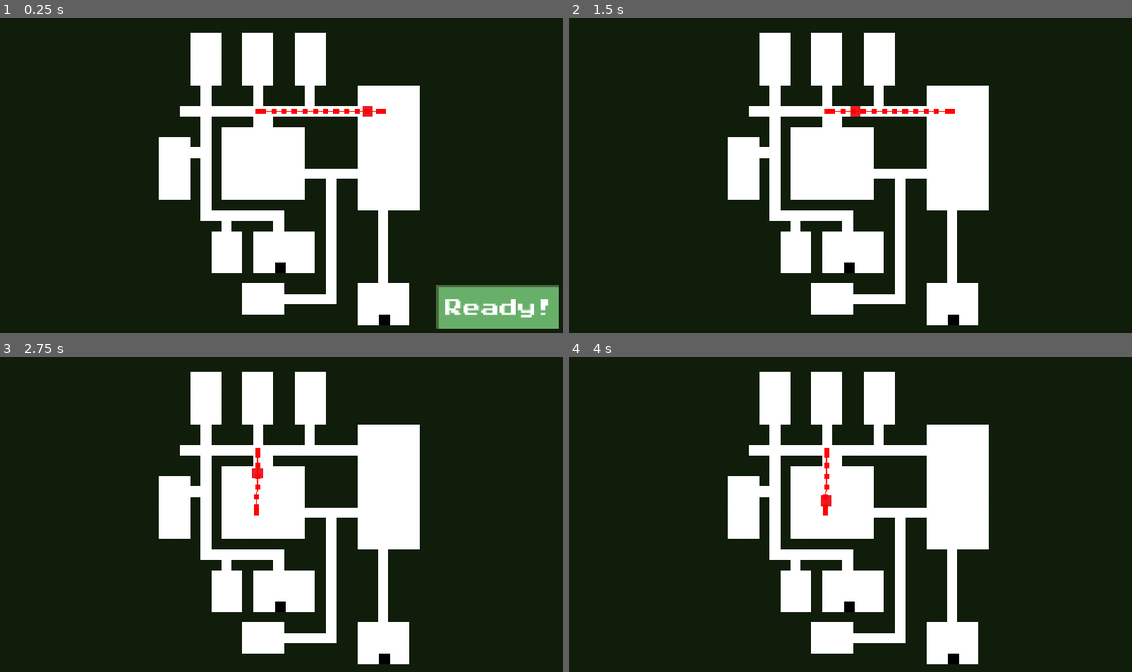
Above: before the commit, frames 1-4 (two rows, left to right).
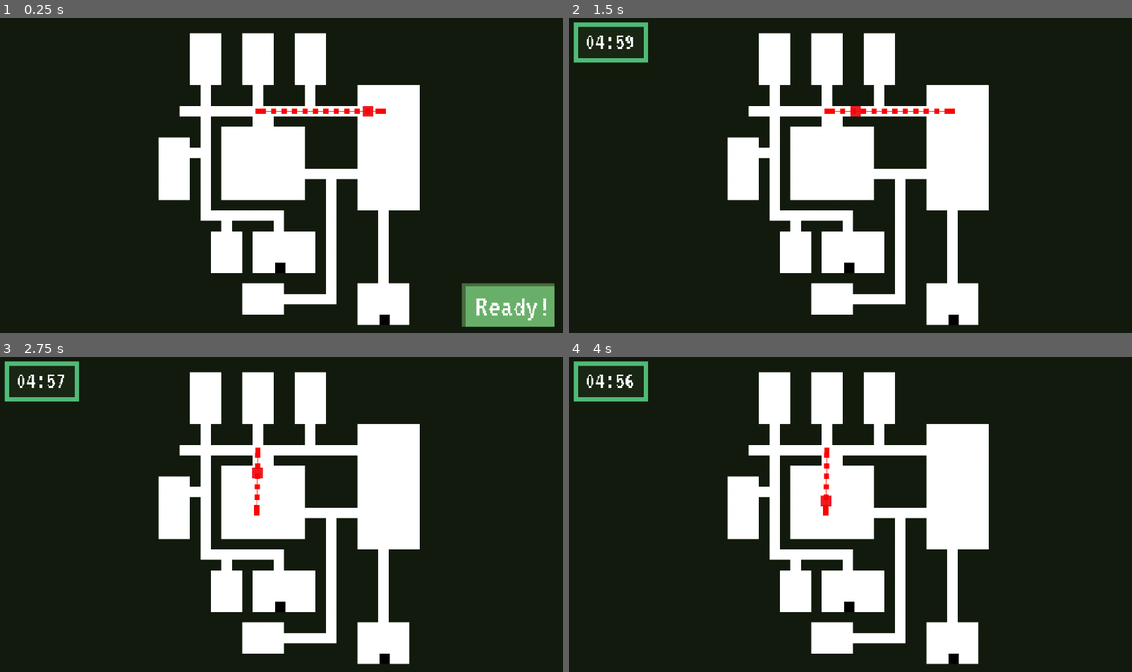
Above: after the commit, the same moments.

Repository: WittySmirk/wardenonholiday
Game: Godot game, scene res://map.tscn
Two runs of this game, one before a commit and one after it. Both use one fixed random seed, a clock stepped at 60 frames per second and the inputs below.
Inputs (mouse positions are in pixels of both pictures, inside the frame that each line leads up to):
- Up to frame 1 (0.25 s): no input
- Up to frame 2 (1.5 s): click "Ready!" at 0.5 s; move the mouse to (951, 288) at 1.27 s; click (951, 288) at 1.42 s
- Up to frame 3 (2.75 s): tap Enter at 2 s; move the mouse to (382, 511) at 2.02 s; click (382, 511) at 2.17 s
- Up to frame 4 (4 s): move the mouse to (951, 451) at 2.77 s; click (951, 451) at 2.92 s; move the mouse to (777, 451) at 3.52 s; click (777, 451) at 3.67 s

The runs differ from the first frame. In frame 1, 2.5% of the frame differs, in the area x 28-100%, y 4-99%; in frame 2, 1.7%; in frame 3, 1.7%; in frame 4, 1.7%.

Commit message:
Day-Night states

Diff:
--- /dev/null
+++ b/UI/TimerWindow.gd
@@ -0,0 +1,45 @@
+@tool
+extends ColorRect
+
+@export var border_width = 2
+
+# Dynamic sizing
+@onready var border_top: ColorRect = $BorderTop
+@onready var border_left: ColorRect = $BorderLeft
+@onready var border_right: ColorRect = $BorderRight
+@onready var border_bottom: ColorRect = $BorderBottom
+
+# Called when the node enters the scene tree for the first time.
+func _ready() -> void:
+	self.visible = false
+	# Callback to disppear when state changes
+	GameState.state_changed.connect(_handle_state_change)
+
+func _update_border() -> void:
+	self.size = Vector2(int(self.size.x), int(self.size.y))
+	# Top
+	border_top.position = Vector2(0, 0)
+	border_top.size = Vector2(int(size.x), border_width)
+
+	# Bottom
+	border_bottom.position = Vector2(0, size.y - border_width)
+	border_bottom.size = Vector2(int(size.x), border_width)
+
+	# Left
+	border_left.position = Vector2(0, border_width)
+	border_left.size = Vector2(border_width, size.y - border_width)
+
+	# Right
+	border_right.position = Vector2(int(size.x - border_width), border_width)
+	border_right.size = Vector2(border_width, size.y - border_width)
+
+func _handle_state_change(state: GameState.States):
+	if state == GameState.States.NIGHT:
+		visible = true
+		_update_border()
+	else:
+		visible = false
+
+# Called every frame. 'delta' is the elapsed time since the previous frame.
+func _process(delta: float) -> void:
+	pass
--- a/UI/ready_button.tscn
+++ b/UI/ready_button.tscn
@@ -1,21 +1,21 @@
 [gd_scene format=3 uid="uid://sl54q5c6hryb"]
 
-[ext_resource type="Texture2D" uid="uid://cpgvu1o21xywg" path="res://sprites/buttons/ButtonUnpressedLong.png" id="1_fok4p"]
-[ext_resource type="Texture2D" uid="uid://dndei0jtv2pdp" path="res://sprites/buttons/ButtonPressedLong.png" id="2_3qou5"]
-[ext_resource type="FontFile" uid="uid://d3bwkt6m482pw" path="res://fonts/PressStart2P-Regular.ttf" id="3_0qmqc"]
+[ext_resource type="Texture2D" uid="uid://bw5efgubgibth" path="res://sprites/buttons/ButtonUnpressed.png" id="1_0qmqc"]
+[ext_resource type="Texture2D" uid="uid://cfw575d32ergf" path="res://sprites/buttons/ButtonPressed.png" id="2_0qmqc"]
 [ext_resource type="Script" uid="uid://ht6tcbnvyhq5" path="res://UI/ready_button.gd" id="3_qecg4"]
 [ext_resource type="Script" uid="uid://du5u44fjopnrw" path="res://UI/label.gd" id="4_3qou5"]
+[ext_resource type="FontFile" uid="uid://bd0kqkelb7mol" path="res://fonts/VT323-Regular.ttf" id="4_qecg4"]
 
 [sub_resource type="LabelSettings" id="LabelSettings_0iomv"]
-font = ExtResource("3_0qmqc")
-font_size = 32
+font = ExtResource("4_qecg4")
+font_size = 54
 
 [node name="TextureButton" type="TextureButton" unique_id=1576267881]
 texture_filter = 1
-offset_right = 214.0
+offset_right = 162.0
 offset_bottom = 76.0
-texture_normal = ExtResource("1_fok4p")
-texture_pressed = ExtResource("2_3qou5")
+texture_normal = ExtResource("1_0qmqc")
+texture_pressed = ExtResource("2_0qmqc")
 ignore_texture_size = true
 stretch_mode = 0
 script = ExtResource("3_qecg4")
@@ -23,10 +23,10 @@
 [node name="Label" type="Label" parent="." unique_id=867850128]
 texture_filter = 1
 layout_mode = 0
-offset_left = 11.0
-offset_top = 13.0
-offset_right = 213.0
-offset_bottom = 70.0
+offset_left = 16.0
+offset_top = 11.0
+offset_right = 165.0
+offset_bottom = 68.0
 text = "Ready!"
 label_settings = SubResource("LabelSettings_0iomv")
 horizontal_alignment = 1
--- /dev/null
+++ b/UI/window.gd
@@ -0,0 +1,36 @@
+@tool
+extends ColorRect
+
+@export var border_width = 2
+
+# Dynamic sizing
+@onready var border_top: ColorRect = $BorderTop
+@onready var border_left: ColorRect = $BorderLeft
+@onready var border_right: ColorRect = $BorderRight
+@onready var border_bottom: ColorRect = $BorderBottom
+
+# Called when the node enters the scene tree for the first time.
+func _ready() -> void:
+	_update_border()
+
+func _update_border() -> void:
+	size = Vector2(int(size.x), int(size.y))
+	# Top
+	border_top.position = Vector2(0, 0)
+	border_top.size = Vector2(int(size.x), border_width)
+
+	# Bottom
+	border_bottom.position = Vector2(0, size.y - border_width)
+	border_bottom.size = Vector2(int(size.x), border_width)
+
+	# Left
+	border_left.position = Vector2(0, border_width)
+	border_left.size = Vector2(border_width, size.y - border_width)
+
+	# Right
+	border_right.position = Vector2(int(size.x - border_width), border_width)
+	border_right.size = Vector2(border_width, size.y - border_width)
+
+# Called every frame. 'delta' is the elapsed time since the previous frame.
+func _process(delta: float) -> void:
+	pass
--- /dev/null
+++ b/UI/window.tscn
@@ -0,0 +1,53 @@
+[gd_scene format=3 uid="uid://clb0s56e5kiu2"]
+
+[ext_resource type="Script" uid="uid://dxxaaolq2jc6s" path="res://UI/window.gd" id="1_nqacq"]
+
+[node name="ColorRect" type="ColorRect" unique_id=1846275003]
+offset_right = 54.0
+offset_bottom = 32.0
+color = Color(0.09795328, 0.15039033, 0.07888877, 1)
+script = ExtResource("1_nqacq")
+
+[node name="DropShadowTop" type="ColorRect" parent="." unique_id=252259402]
+visible = false
+layout_mode = 0
+offset_right = 54.0
+offset_bottom = 2.0
+color = Color(0.010360546, 0.05396197, 0.020723198, 1)
+
+[node name="BorderTop" type="ColorRect" parent="." unique_id=799858246]
+layout_mode = 0
+offset_right = 54.0
+offset_bottom = 1.0
+color = Color(0.3137255, 0.7294118, 0.46666667, 1)
+
+[node name="DropShadowLeft" type="ColorRect" parent="." unique_id=744364485]
+visible = false
+layout_mode = 0
+offset_top = 2.0
+offset_right = 2.0
+offset_bottom = 32.0
+color = Color(0.010360546, 0.05396197, 0.020723198, 1)
+
+[node name="BorderLeft" type="ColorRect" parent="." unique_id=2040798920]
+layout_mode = 0
+offset_top = 1.0
+offset_right = 1.0
+offset_bottom = 32.0
+color = Color(0.3137255, 0.7294118, 0.46666667, 1)
+
+[node name="BorderBottom" type="ColorRect" parent="." unique_id=1339775326]
+layout_mode = 0
+offset_left = 1.0
+offset_top = 31.0
+offset_right = 54.0
+offset_bottom = 32.0
+color = Color(0.3137255, 0.7294118, 0.46666667, 1)
+
+[node name="BorderRight" type="ColorRect" parent="." unique_id=1969436730]
+layout_mode = 0
+offset_left = 53.0
+offset_top = 1.0
+offset_right = 54.0
+offset_bottom = 32.0
+color = Color(0.3137255, 0.7294118, 0.46666667, 1)
--- a/game_state.gd
+++ b/game_state.gd
@@ -5,7 +5,7 @@
 
 # Game States
 enum States { START, DAY, NIGHT, LOSE }
-var current_state = States.START:
+var current_state = States.DAY:
 	set(value):
 		current_state = value
 		state_changed.emit(current_state)
@@ -35,10 +35,11 @@
 	return States.keys()[state]
 
 ## Called when the node enters the scene tree for the first time.
-#func _ready() -> void:
-	#pass # Replace with function body.
-#
-#
+func _ready() -> void:
+	# Tell all nodes starting state
+	state_changed.emit(current_state)
+
+
 ## Called every frame. 'delta' is the elapsed time since the previous frame.
 #func _process(delta: float) -> void:
 	#pass
--- a/map.tscn
+++ b/map.tscn
@@ -6,6 +6,10 @@
 [ext_resource type="PackedScene" uid="uid://krut1eodpew1" path="res://move_target.tscn" id="3_e0an3"]
 [ext_resource type="PackedScene" uid="uid://bgu1vgta1djtq" path="res://inmate.tscn" id="4_p5pve"]
 [ext_resource type="PackedScene" uid="uid://sl54q5c6hryb" path="res://UI/ready_button.tscn" id="6_iw27f"]
+[ext_resource type="PackedScene" uid="uid://clb0s56e5kiu2" path="res://UI/window.tscn" id="7_71pa8"]
+[ext_resource type="Script" uid="uid://dve020okw2dmd" path="res://UI/TimerWindow.gd" id="8_oysan"]
+[ext_resource type="FontFile" uid="uid://bd0kqkelb7mol" path="res://fonts/VT323-Regular.ttf" id="9_oysan"]
+[ext_resource type="Script" uid="uid://bgd5xeaj0510w" path="res://night_timer.gd" id="10_sb2pt"]
 
 [sub_resource type="GDScript" id="GDScript_e0an3"]
 script/source = "extends Node2D
@@ -223,15 +227,19 @@
 sources/1 = SubResource("TileSetAtlasSource_urblq")
 sources/0 = SubResource("TileSetAtlasSource_iw27f")
 
+[sub_resource type="LabelSettings" id="LabelSettings_0iomv"]
+font = ExtResource("9_oysan")
+font_size = 27
+
 [node name="Node2D" type="Node2D" unique_id=956996686]
 script = SubResource("GDScript_e0an3")
 
 [node name="ColorRect" type="ColorRect" parent="." unique_id=2064648720]
-offset_left = -1067.0
-offset_top = -324.0
-offset_right = 2821.0
-offset_bottom = 2195.0
-color = Color(0.06253747, 0.11460685, 0.042602614, 1)
+offset_left = -1101.0
+offset_top = -315.0
+offset_right = 2787.0
+offset_bottom = 2204.0
+color = Color(0.06666667, 0.101960786, 0.047058824, 1)
 
 [node name="TileMapLayer" type="TileMapLayer" parent="." unique_id=2062702629]
 visible = false
@@ -298,8 +306,33 @@
 current_node = NodePath("../movement_nodes/move_target9")
 
 [node name="ReadyButton" parent="." unique_id=1576267881 instance=ExtResource("6_iw27f")]
-offset_left = 164.0
-offset_top = 201.0
-offset_right = 378.0
-offset_bottom = 277.0
+offset_left = 184.00002
+offset_top = 200.00002
+offset_right = 345.8239
+offset_bottom = 276.0
 scale = Vector2(0.43874848, 0.4399994)
+
+[node name="NightTimerWindow" parent="." unique_id=1846275003 instance=ExtResource("7_71pa8")]
+offset_left = -166.0
+offset_right = -132.5304
+offset_bottom = 18.651896
+scale = Vector2(1.7329158, 1.7156434)
+script = ExtResource("8_oysan")
+
+[node name="NightTimerLabel" type="Label" parent="NightTimerWindow" unique_id=16713579 node_paths=PackedStringArray("timer")]
+texture_filter = 1
+layout_mode = 0
+offset_left = 4.6164923
+offset_top = 2.9143586
+offset_right = 48.616493
+offset_bottom = 30.914358
+scale = Vector2(0.4, 0.4)
+text = "0:00"
+label_settings = SubResource("LabelSettings_0iomv")
+horizontal_alignment = 2
+vertical_alignment = 1
+script = ExtResource("10_sb2pt")
+timer = NodePath("../Timer")
+
+[node name="Timer" type="Timer" parent="NightTimerWindow" unique_id=1042690902]
+wait_time = 300.0
--- /dev/null
+++ b/night_timer.gd
@@ -0,0 +1,33 @@
+extends Label
+
+@export var timer: Timer
+
+# Called when the node enters the scene tree for the first time.
+func _ready() -> void:
+	GameState.state_changed.connect(_state_change_callback)
+
+
+# Called every frame. 'delta' is the elapsed time since the previous frame.
+func _process(delta: float) -> void:
+	if GameState.current_state == GameState.States.NIGHT:
+		self.visible = true
+		var	time_left_seconds: float = timer.time_left
+		var seconds_left: int = int(time_left_seconds) % 60
+		var minutes_left: int = int(time_left_seconds / 60)
+		self.text = "%02d:%02d" % [minutes_left, seconds_left]
+
+		# Change state when timer runs out
+		if minutes_left == 0 && seconds_left == 0:
+			timer.stop()
+			GameState.change_game_state(GameState.States.DAY)
+
+# State change callback
+# If state is NIGHT, make timer appear and start timer
+func _state_change_callback(state: GameState.States):
+	if state == GameState.States.NIGHT:
+		self.visible = true
+		self.timer.start()
+	else:
+		self.visible = false
+		if !timer.is_stopped():
+			timer.stop()
--- a/project.godot
+++ b/project.godot
@@ -22,7 +22,7 @@
 
 [display]
 
-window/stretch/mode="canvas_items"
+window/stretch/mode="viewport"
 window/stretch/aspect="expand"
 
 [physics]
Not shown, added: UI/TimerWindow.gd.uid
Not shown, added: UI/window.gd.uid
Binary file added: fonts/VT323-Regular.ttf
Not shown, added: fonts/VT323-Regular.ttf.import
Not shown, added: night_timer.gd.uid
Binary file changed: sprites/buttons/ButtonPressed.png
